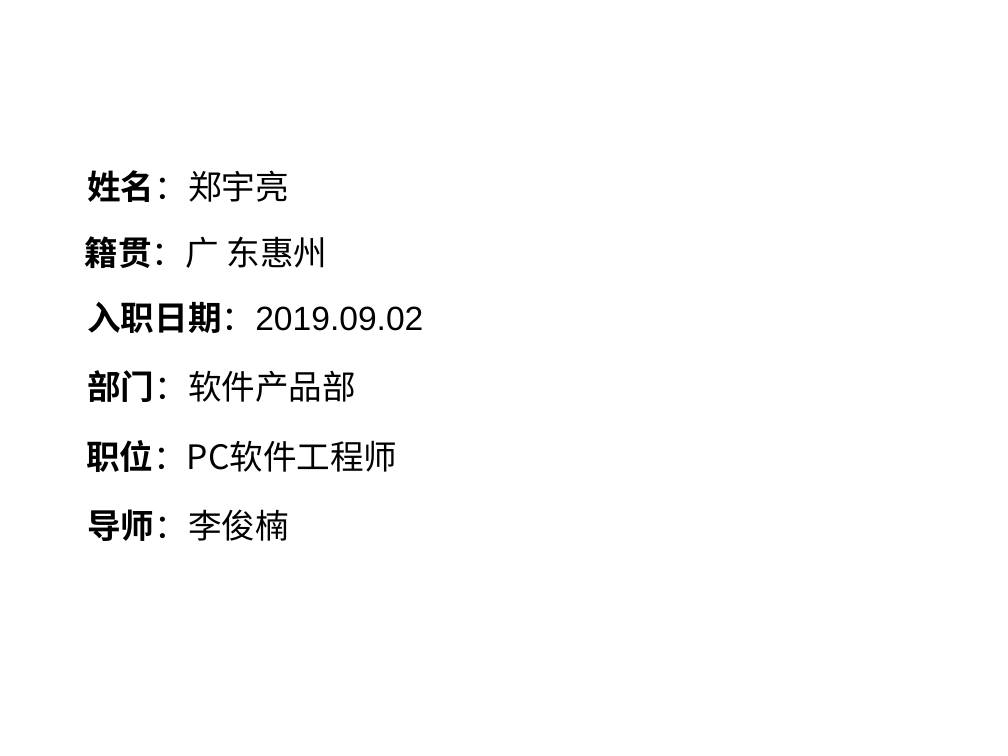
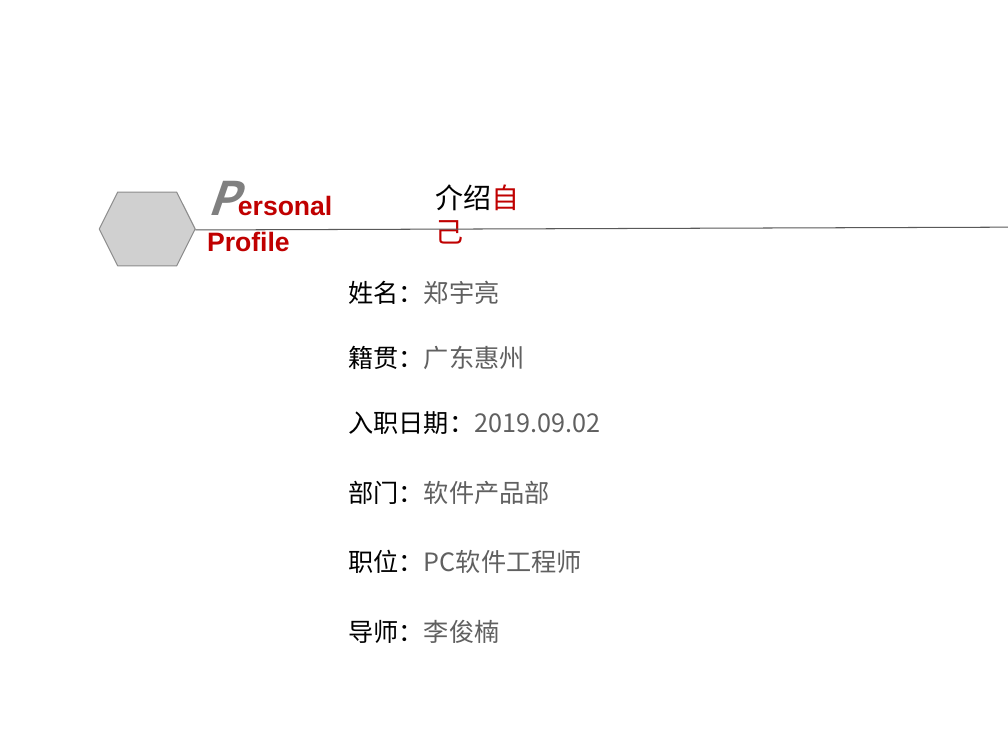
Before and after one commit to zhengyuliang/Blog-Back-Up, a slide deck: slide 3 of ppt/转正答辩汇报_郑宇亮.pptx. Drawn at 1008x756 pixels with LibreOffice and Linux fonts; fonts in the diff are those of the drawing; grey boxes stand for pictures; background and template pictures are left out. Boxes give left, top, right and bottom in pixels: in the first picture for what was removed or moved away, otherwise in the second. Text is boxed around its words. In the diff, an @@ line names an element or a change of style, - is before the commit and + after.

```diff
--- a/ppt/转正答辩汇报_郑宇亮.pptx
+++ b/ppt/转正答辩汇报_郑宇亮.pptx
@@ picture added at [99,193,195,266] @@
@@ text added at [435,184,519,244], 20 pt, text #000000 @@
+介绍自己
@@ line added from (196, 230) to (1008, 227), #595959 0.75 pt @@
@@ text added at [207,231,290,252], 19 pt, text #C00000, bold @@
+Personal Profile
@@ text "姓名：郑宇亮": place and size @@
-text "姓名：郑宇亮" at [87,170,289,202]
+text "姓名：郑宇亮" at [348,281,499,304]
@@ text "姓名：郑宇亮" at [348,281,499,304]: size 24 to 18 pt; text colour #000000 to #606060, bold off in "姓名：郑宇亮"; less space between paragraphs @@
@@ text at [348,345,524,369]: text changed; size 24 to 18 pt; text colour #000000 to #606060 @@
-籍贯：广 东惠州
+籍贯：广东惠州
@@ text "入职日期：2019.09.02": place and size @@
-text "入职日期：2019.09.02" at [87,302,423,333]
+text "入职日期：2019.09.02" at [348,411,600,434]
@@ text "入职日期：2019.09.02" at [348,411,600,434]: size 24 to 18 pt; font Arial to Noto Sans CJK SC, text colour #000000 to #606060, bold off in "入职日期：2019.09.02"; less space between paragraphs @@
@@ text "部门：软件产品部": place and size @@
-text "部门：软件产品部" at [87,370,356,402]
+text "部门：软件产品部" at [348,481,550,504]
@@ text "部门：软件产品部" at [348,481,550,504]: size 24 to 18 pt; text colour #000000 to #606060, bold off in "部门：软件产品部"; less space between paragraphs @@
@@ text "职位：PC软件工程师": place and size @@
-text "职位：PC软件工程师" at [86,440,397,472]
+text "职位：PC软件工程师" at [348,549,582,573]
@@ text "职位：PC软件工程师" at [348,549,582,573]: size 24 to 18 pt; text colour #000000 to #606060, bold off in "职位：PC软件工程师"; less space between paragraphs @@
@@ text "导师：李俊楠": place and size @@
-text "导师：李俊楠" at [87,509,289,541]
+text "导师：李俊楠" at [348,620,499,643]
@@ text "导师：李俊楠" at [348,620,499,643]: size 24 to 18 pt; text colour #000000 to #606060, bold off in "导师：李俊楠"; less space between paragraphs @@
```
Also in this commit, not shown: 18 other slides changed, 3 slides added, 14 slides removed.
